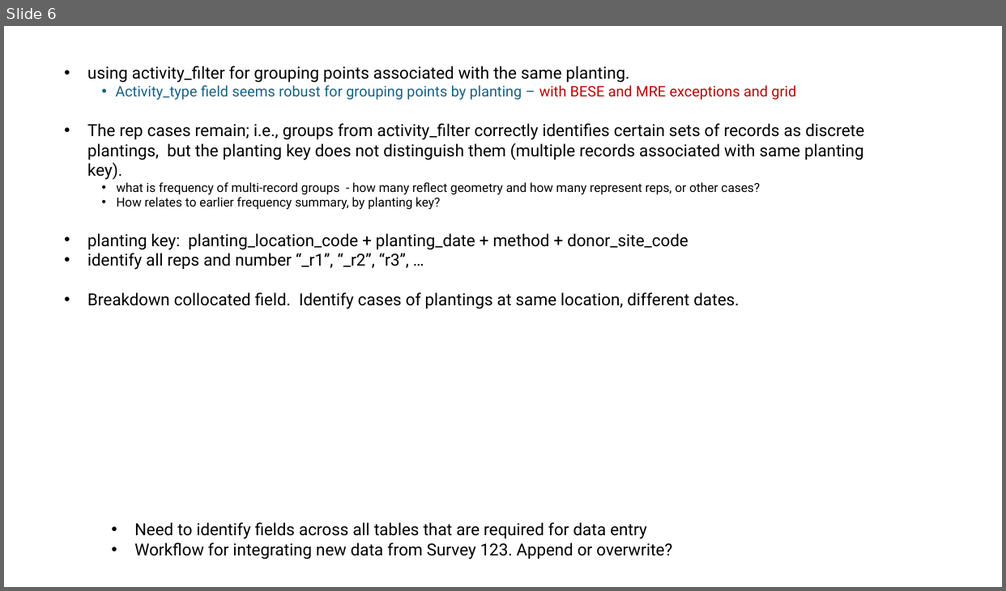
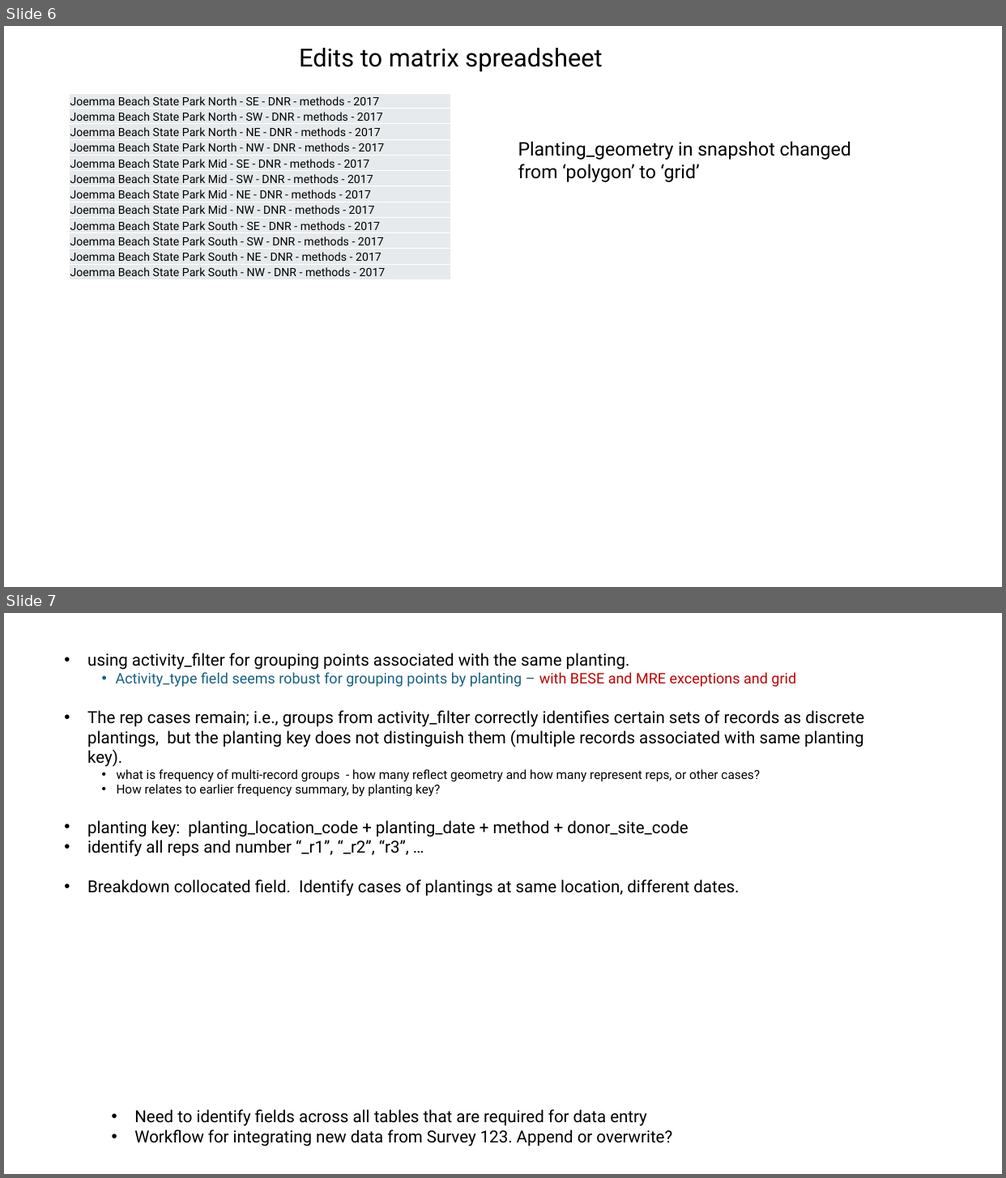
Before and after one commit to WA-Nearshore/seagrass-restoration-processing, a slide deck: docs/seagrass_restoration_storymap_notes.pptx. Shown one above the other, each under a label of ours: slide 6 before the commit, slides 6 and 7 after it. The pictures are 1006x591 and 1006x1178 pixels, drawn with LibreOffice and Linux fonts; fonts in the diff are those of the drawing. Boxes give left, top, right and bottom in pixels: in the first picture for what was removed or moved away, otherwise in the second. Text is boxed around its words. In the diff, an @@ line names an element or a change of style, - is before the commit and + after.

Commit message:
Working on planting table creation.

```diff
--- a/docs/seagrass_restoration_storymap_notes.pptx
+++ b/docs/seagrass_restoration_storymap_notes.pptx
@@ slide 6 added at [4,26,1002,587], background #FFFFFF @@
@@ text added at [299,48,602,72], 24 pt, text #000000 @@
+Edits to matrix spreadsheet
@@ table added at [69,94,451,280], 12 rows, 1 columns @@
+Joemma Beach State Park North - SE - DNR - methods - 2017
+Joemma Beach State Park North - SW - DNR - methods - 2017
+Joemma Beach State Park North - NE - DNR - methods - 2017
+Joemma Beach State Park North - NW - DNR - methods - 2017
+Joemma Beach State Park Mid - SE - DNR - methods - 2017
+Joemma Beach State Park Mid - SW - DNR - methods - 2017
+Joemma Beach State Park Mid - NE - DNR - methods - 2017
+Joemma Beach State Park Mid - NW - DNR - methods - 2017
+Joemma Beach State Park South - SE - DNR - methods - 2017
+Joemma Beach State Park South - SW - DNR - methods - 2017
+Joemma Beach State Park South - NE - DNR - methods - 2017
+Joemma Beach State Park South - NW - DNR - methods - 2017
@@ text added at [518,141,851,182], 18 pt, text #000000 @@
+Planting_geometry in snapshot changed from ‘polygon’ to ‘grid’
@@ what was slide 6 is now slide 7 @@
```
Also in this commit, not shown: 5 slides changed, 10 other files.
